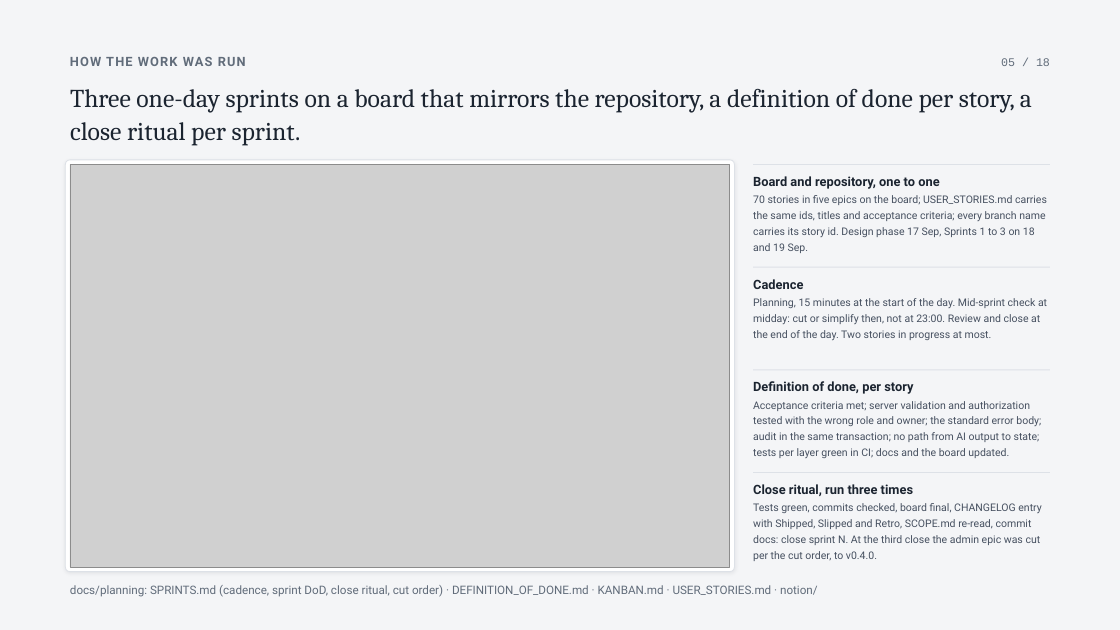
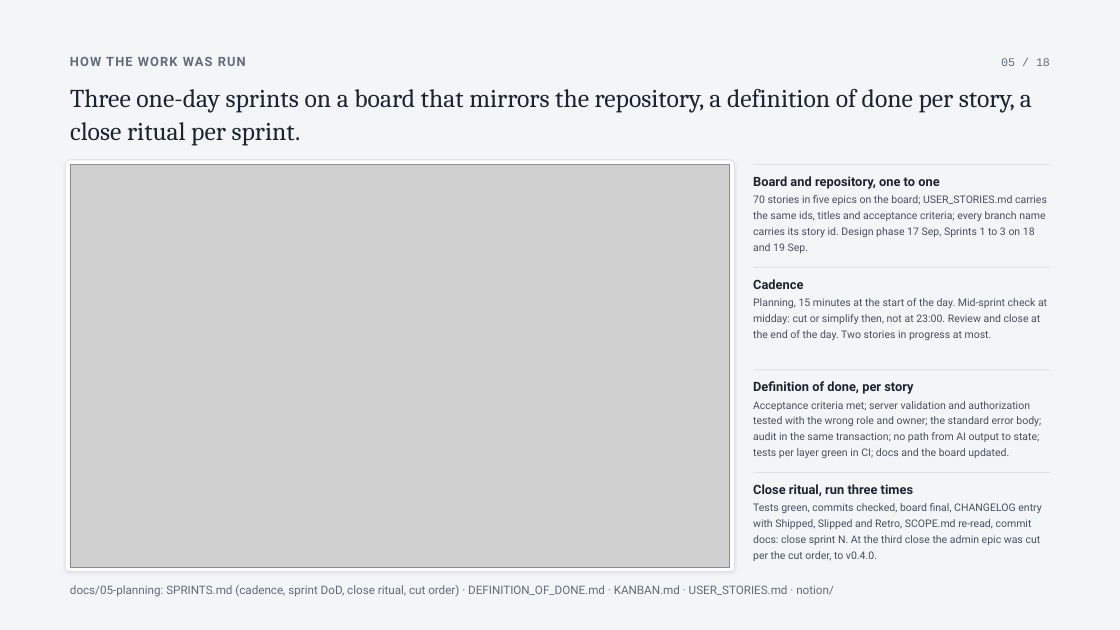
Before and after one commit to SuhaasNv/permitflow, a slide deck: slide 5 of docs/13-debrief/technical-deck/PermitFlow-technical.pptx. Drawn at 1120x630 pixels with LibreOffice and Linux fonts; fonts in the diff are those of the drawing; grey boxes stand for pictures. Boxes give left, top, right and bottom in pixels: in the first picture for what was removed or moved away, otherwise in the second. Text is boxed around its words. In the diff, an @@ line names an element or a change of style, - is before the commit and + after.

Commit message:
docs: technical deck follows the numbered folders

```diff
--- a/docs/13-debrief/technical-deck/PermitFlow-technical.pptx
+++ b/docs/13-debrief/technical-deck/PermitFlow-technical.pptx
@@ text at box(70, 585, 834, 597): text changed @@
-docs/planning: SPRINTS.md (cadence, sprint DoD, close ritual, cut order) · DEFINITION_OF_DONE.md · KANBAN.md · USER_STORIES.md · notion/
+docs/05-planning: SPRINTS.md (cadence, sprint DoD, close ritual, cut order) · DEFINITION_OF_DONE.md · KANBAN.md · USER_STORIES.md · notion/
```
Also in this commit, not shown: 7 other slides changed, 1 other file.
